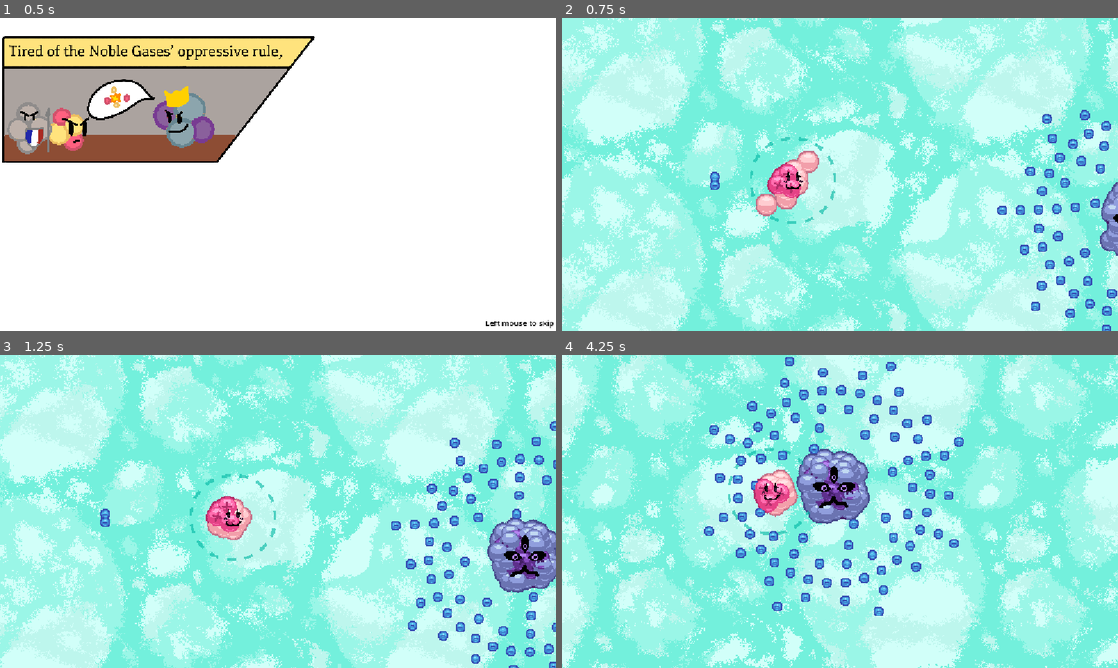
Above: before the commit, frames 1-4 (two rows, left to right).
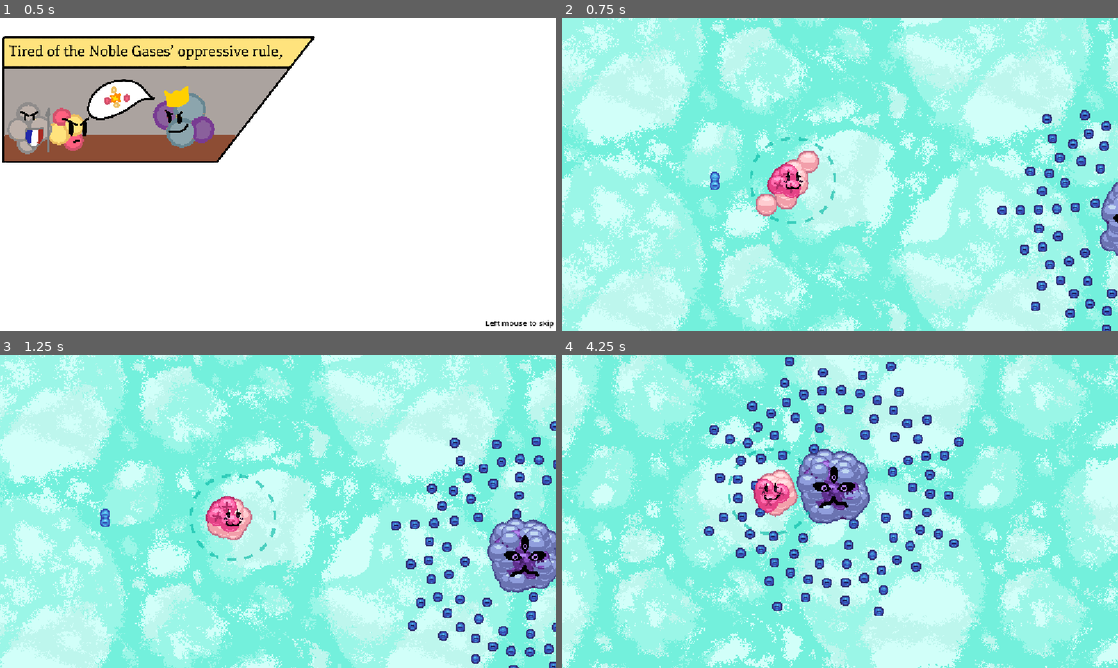
Above: after the commit, the same moments.

Repository: Green4TFG/atom-revolution
Game: Godot game, scene res://levels/game.tscn
Same seed, same stepped clock (60 frames per second), same inputs: the game is played once before the commit and once after it. The engine's default icon, where the game draws it, is replaced by a stand-in: a white triangle on a blue panel in a dark square.
Inputs (mouse positions are in pixels of both pictures, inside the frame that each line leads up to):
- Up to frame 1 (0.5 s): no input
- Up to frame 2 (0.75 s): move the mouse to (962, 158) at 0.52 s; press the mouse at (962, 158) at 0.53 s; hold Right (right) from 0.53 s (still down)
- Up to frame 3 (1.25 s): keep holding Right (right)
- Up to frame 4 (4.25 s): move the mouse to (728, 527) at 1.27 s; release Right (right) at 1.28 s; release the mouse at (728, 527) at 1.28 s; hold Down (down) 1.28-2.03 s; click (728, 527) at 1.35 s; move the mouse to (895, 442) at 2.02 s; press the mouse at (895, 442) at 2.03 s; hold Right (right) 2.03-2.78 s; move the mouse to (812, 574) at 2.77 s; release the mouse at (812, 574) at 2.78 s; hold Up (up) 2.78-3.53 s; click (812, 574) at 2.85 s; move the mouse to (1006, 558) at 3.52 s; press the mouse at (1006, 558) at 3.53 s; hold Left (left) from 3.53 s (still down)

Frame 1 is identical in both runs. In frame 2, 1.7% of the frame differs, in the area x 78-100%, y 29-100%; in frame 3, 2.4%; in frame 4, 4.0%, in the area x 25-73%, y 0-84%.

Commit message:
fixed enemy visual

Diff:
--- a/electron/eneelec_visual.tscn
+++ b/electron/eneelec_visual.tscn
@@ -4,20 +4,18 @@
 [ext_resource type="Script" uid="uid://dfp2by5xxtrrr" path="res://electron/electron_visual.gd" id="1_tc4j1"]
 [ext_resource type="Texture2D" uid="uid://bihpaj73048fm" path="res://electron/EnemyElectron.png" id="2_3gfuq"]
 [ext_resource type="Shader" uid="uid://c73e83bryp26q" path="res://electron/electron_visual.gdshader" id="2_3gmtn"]
-[ext_resource type="Texture2D" uid="uid://c8gdb7uamgo8q" path="res://assets/ElectronCollectionMeter.png" id="3_ai7sl"]
+[ext_resource type="Texture2D" uid="uid://bgcva2poio24j" path="res://assets/FinalizedElectron.png" id="5_3gfuq"]
+[ext_resource type="Texture2D" uid="uid://es5k032u7hng" path="res://assets/SkillCheckDonut.png" id="6_gwgec"]
 
 [sub_resource type="ShaderMaterial" id="ShaderMaterial_5yw35"]
 shader = ExtResource("1_ai7sl")
 shader_parameter/thick = 2.0
 
-[sub_resource type="ShaderMaterial" id="ShaderMaterial_17lfe"]
+[sub_resource type="ShaderMaterial" id="ShaderMaterial_rifeo"]
 shader = ExtResource("2_3gmtn")
 shader_parameter/thick = 2.0
 
-[sub_resource type="CompressedTexture2D" id="CompressedTexture2D_ti3ud"]
-load_path = "res://.godot/imported/FinalizedElectron.png-e9e12837bf622b0d23fe2a75a21dc6eb.ctex"
-
-[sub_resource type="CircleShape2D" id="CircleShape2D_kva35"]
+[sub_resource type="CircleShape2D" id="CircleShape2D_8ysw5"]
 
 [node name="electron visual" type="Sprite2D" unique_id=1724217778]
 z_index = 1
@@ -26,19 +24,19 @@
 texture = ExtResource("2_3gfuq")
 script = ExtResource("1_tc4j1")
 
-[node name="outline" type="Sprite2D" parent="." unique_id=1291821897]
+[node name="outline" type="Sprite2D" parent="." unique_id=673606420]
 z_index = -1
-material = SubResource("ShaderMaterial_17lfe")
-texture = SubResource("CompressedTexture2D_ti3ud")
+material = SubResource("ShaderMaterial_rifeo")
+texture = ExtResource("5_3gfuq")
 
-[node name="hitbox" type="Area2D" parent="." unique_id=542498412]
+[node name="hitbox" type="Area2D" parent="." unique_id=1228190183]
 collision_layer = 16
 collision_mask = 16
 
-[node name="CollisionShape2D" type="CollisionShape2D" parent="hitbox" unique_id=1870486098]
-shape = SubResource("CircleShape2D_kva35")
+[node name="CollisionShape2D" type="CollisionShape2D" parent="hitbox" unique_id=1407219307]
+shape = SubResource("CircleShape2D_8ysw5")
 
-[node name="TextureProgressBar" type="TextureProgressBar" parent="." unique_id=1200597627]
+[node name="TextureProgressBar" type="TextureProgressBar" parent="." unique_id=939320436]
 anchors_preset = -1
 anchor_left = 0.0050000004
 anchor_top = 0.395
@@ -51,7 +49,8 @@
 grow_horizontal = 2
 grow_vertical = 2
 fill_mode = 5
-texture_progress = ExtResource("3_ai7sl")
+texture_progress = ExtResource("6_gwgec")
+metadata/_edit_use_anchors_ = true
 
-[node name="camera" type="Camera2D" parent="." unique_id=1982618728]
+[node name="camera" type="Camera2D" parent="." unique_id=1923387913]
 zoom = Vector2(6, 6)
--- a/enemy/enemy.gd
+++ b/enemy/enemy.gd
@@ -1,6 +1,6 @@
 extends RigidBody2D
 
-const ELECTRON_VISUAL = preload("uid://bgah8wptarpd")
+const ELECTRON_VISUAL = preload("uid://ssa1garmbx45")
 
 @onready var electron_folder: Node2D = $"electron folder"
 const PROTON_VISUAL = preload("uid://bbahsh0xterpj")
